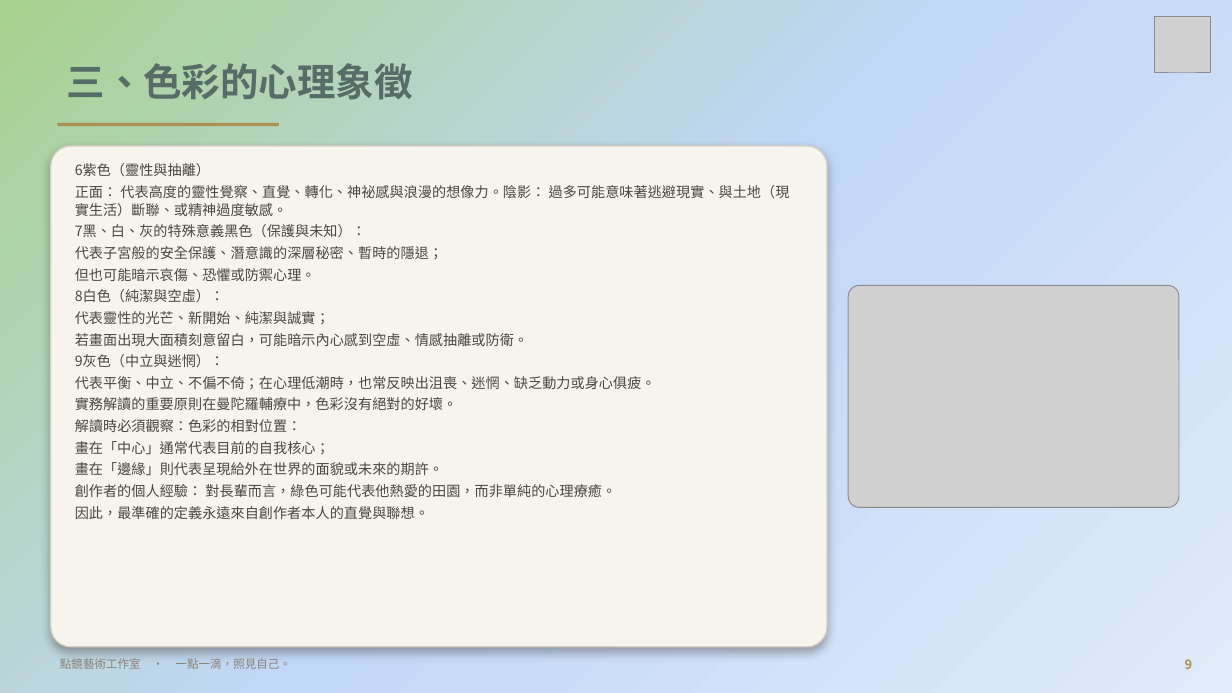
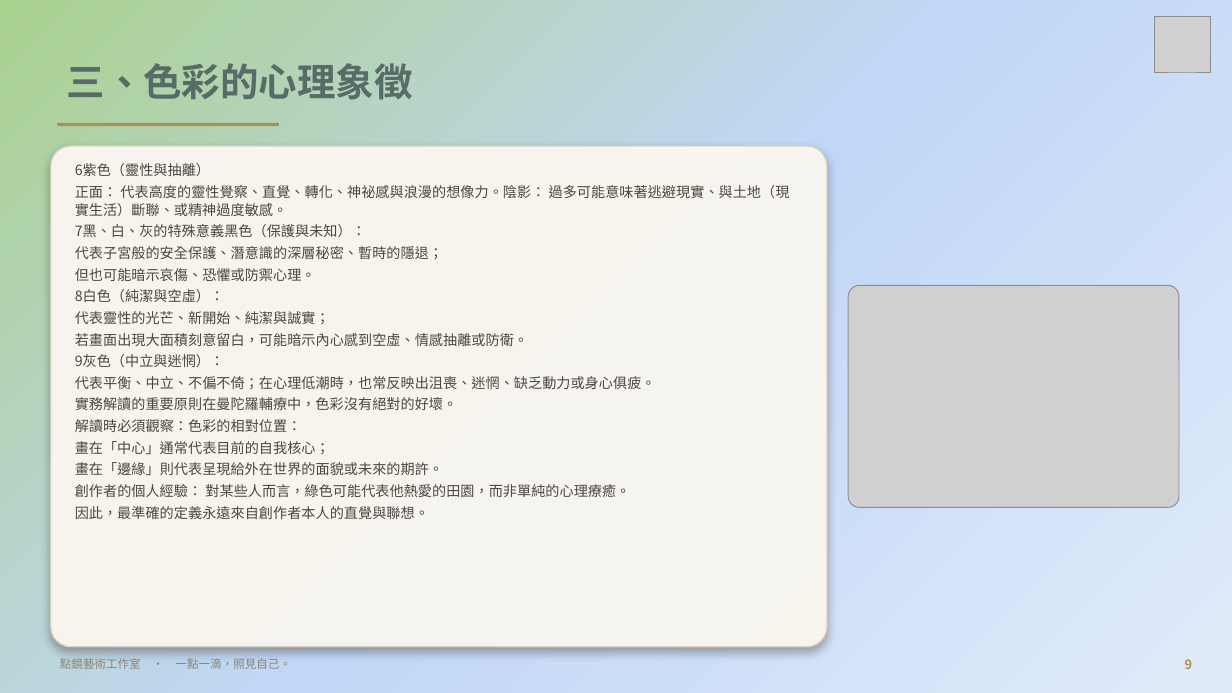
Before and after one commit to serina168/mandala-beginner, a slide deck: slide 9 of 繽紛五感體驗曼陀羅書籤畫_課程大綱.pptx. Drawn at 1232x693 pixels with LibreOffice and Linux fonts; fonts in the diff are those of the drawing; grey boxes stand for pictures; background and template pictures are left out. Boxes give left, top, right and bottom in pixels: in the first picture for what was removed or moved away, otherwise in the second. Text is boxed around its words. In the diff, an @@ line names an element or a change of style, - is before the commit and + after.

```diff
--- a/繽紛五感體驗曼陀羅書籤畫_課程大綱.pptx
+++ b/繽紛五感體驗曼陀羅書籤畫_課程大綱.pptx
@@ text at <box>75,484,630,497</box>: text changed @@
-創作者的個人經驗： 對長輩而言，綠色可能代表他熱愛的田園，而非單純的心理療癒。
+創作者的個人經驗： 對某些人而言，綠色可能代表他熱愛的田園，而非單純的心理療癒。
```
Also in this commit, not shown: 11 other slides changed, 1 other file.
